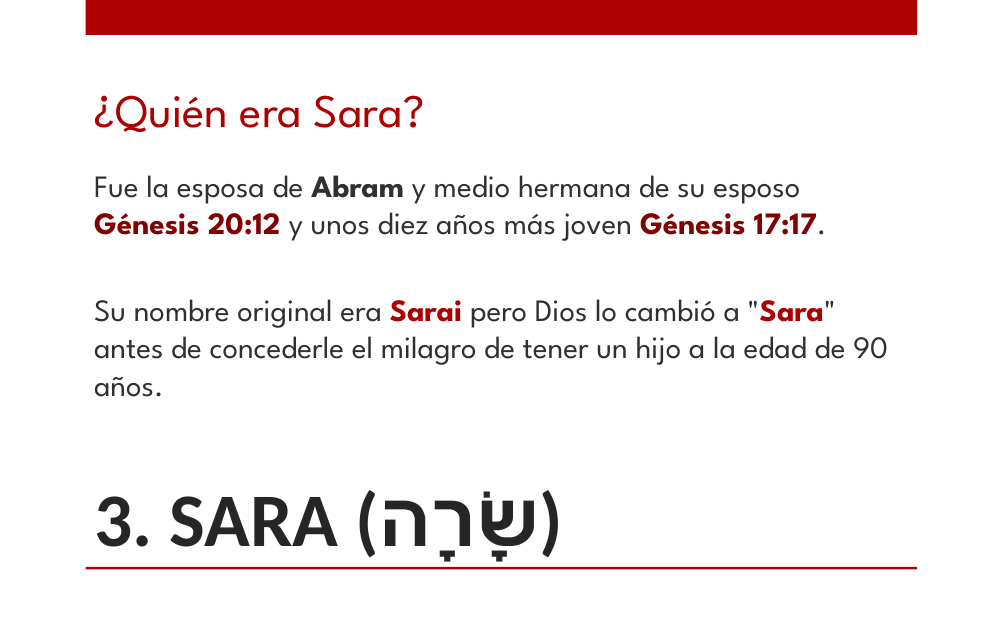
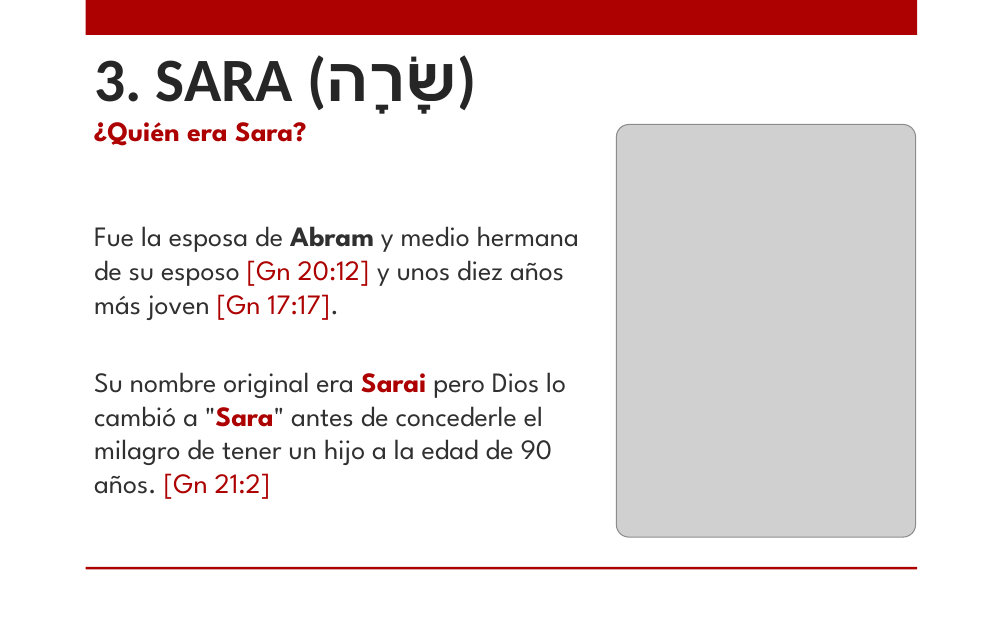
Before and after one commit to CreyTuning/documents, a slide deck: slide 9 of slideshow/Estudios Biblicos/3.-Genesis_1.pptx. Drawn at 1008x630 pixels with LibreOffice and Linux fonts; fonts in the diff are those of the drawing; grey boxes stand for pictures; background and template pictures are left out. Boxes give left, top, right and bottom in pixels: in the first picture for what was removed or moved away, otherwise in the second. Text is boxed around its words. In the diff, an @@ line names an element or a change of style, - is before the commit and + after.

```diff
--- a/slideshow/Estudios Biblicos/3.-Genesis_1.pptx
+++ b/slideshow/Estudios Biblicos/3.-Genesis_1.pptx
@@ text "3. SARA (שָׂרָה)": place and size @@
-text "3. SARA (שָׂרָה)" at [94, 490, 563, 562]
+text "3. SARA (שָׂרָה)" at [94, 55, 477, 114]
@@ text "3. SARA (שָׂרָה)" at [94, 55, 477, 114]: size 54 to 44 pt; vertical alignment bottom to middle @@
@@ text added at [94, 122, 307, 146], 20 pt, text #AD0101, bold @@
+¿Quién era Sara?
@@ picture added at [616, 125, 915, 537] @@
@@ text at [94, 226, 579, 499]: text changed; size 22.2 to 20 pt @@
-¿Quién era Sara?
-Fue la esposa de Abram y medio hermana de su esposo Génesis 20:12 y unos diez años más joven Génesis 17:17.
-Su nombre original era Sarai pero Dios lo cambió a "Sara" antes de concederle el milagro de tener un hijo a la edad de 90 años.
+Fue la esposa de Abram y medio hermana de su esposo [Gn 20:12] y unos diez años más joven [Gn 17:17].
+Su nombre original era Sarai pero Dios lo cambió a "Sara" antes de concederle el milagro de tener un hijo a la edad de 90 años. [Gn 21:2]
```
Also in this commit, not shown: 12 other slides changed.
